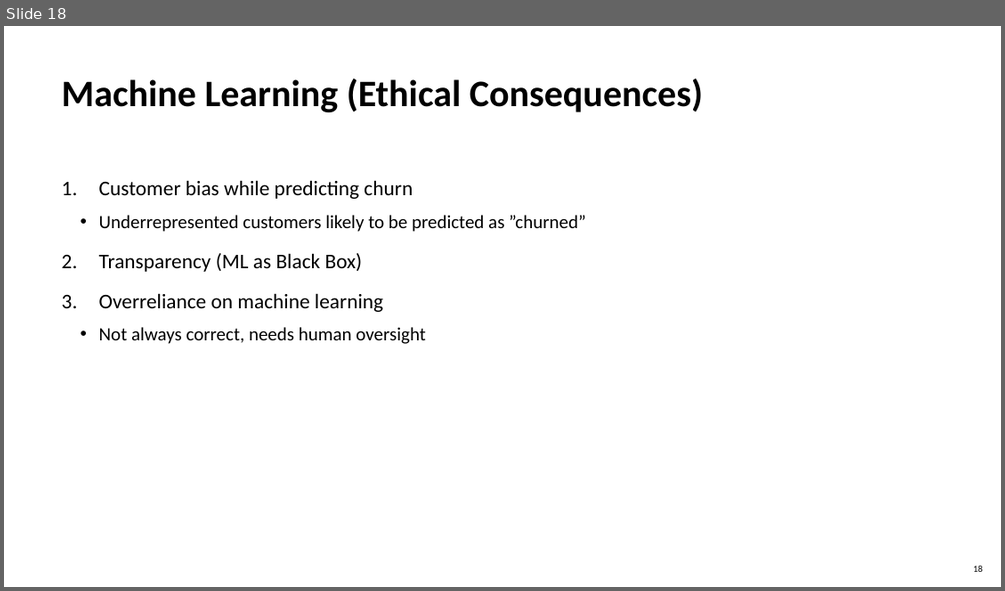
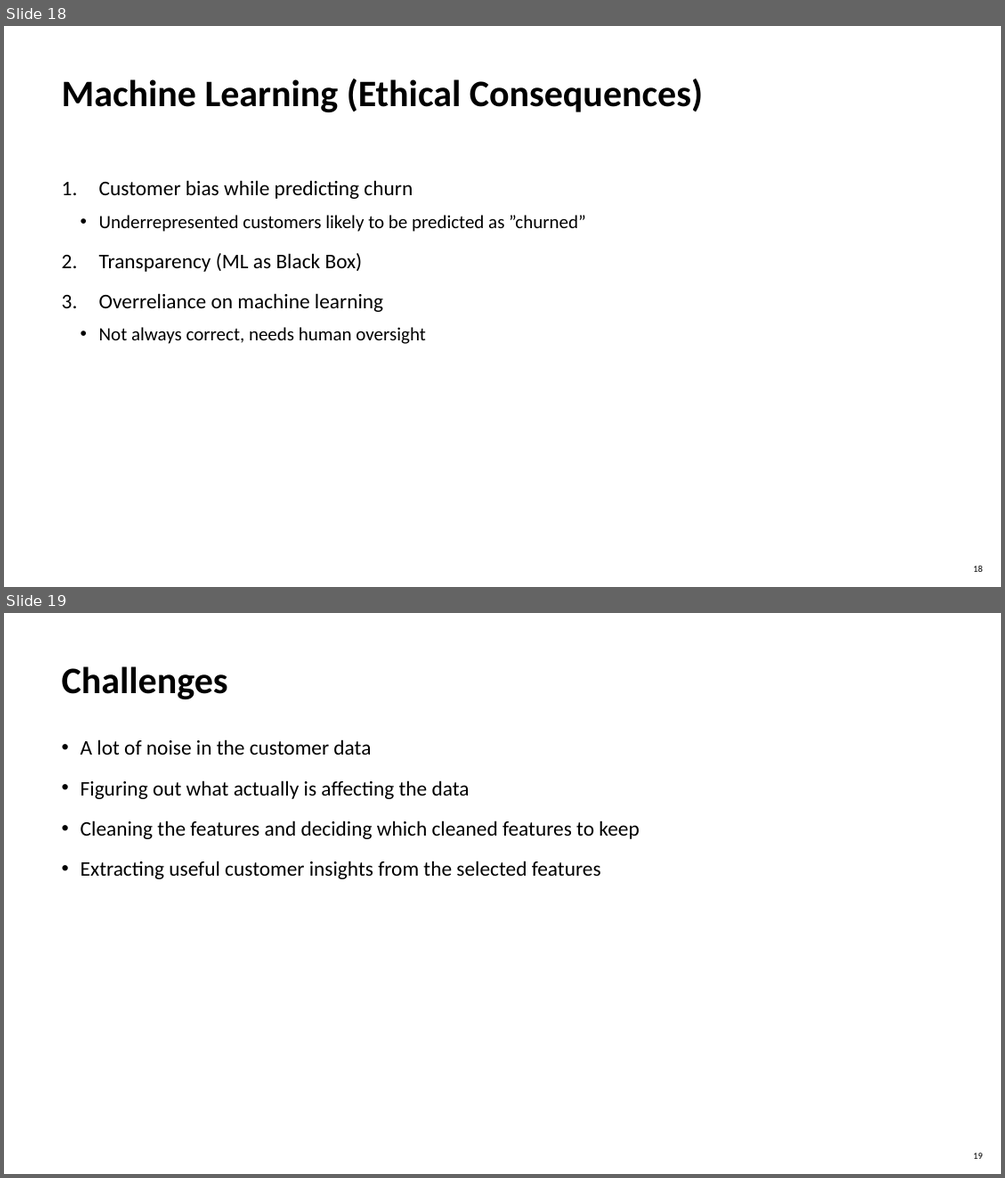
Before and after one commit to MuhammadAbbas99/data_osaaja_harjoittelu, a slide deck: myyntidata_analyysi_07.04.pptx. Shown one above the other, each under a label of ours: slide 18 before the commit, slides 18 and 19 after it. The pictures are 1005x591 and 1005x1178 pixels, drawn with LibreOffice and Linux fonts; fonts in the diff are those of the drawing. Boxes give left, top, right and bottom in pixels: in the first picture for what was removed or moved away, otherwise in the second. Text is boxed around its words. In the diff, an @@ line names an element or a change of style, - is before the commit and + after.

```diff
--- a/myyntidata_analyysi_07.04.pptx
+++ b/myyntidata_analyysi_07.04.pptx
@@ slide 19 added at box(4, 613, 1001, 1174), background #FFFFFF @@
@@ title added at box(62, 666, 228, 699), 36 pt, text #000000, bold @@
+Challenges
@@ text added at box(81, 739, 639, 879), 20 pt, text #000000 @@
+• A lot of noise in the customer data
+• Figuring out what actually is affecting the data
+• Cleaning the features and deciding which cleaned features to keep
+• Extracting useful customer insights from the selected features
@@ page number added at box(973, 1152, 983, 1159), 9 pt, text #000000 @@
+19
```
Also in this commit, not shown: 1 other slide added, 1 other file.
